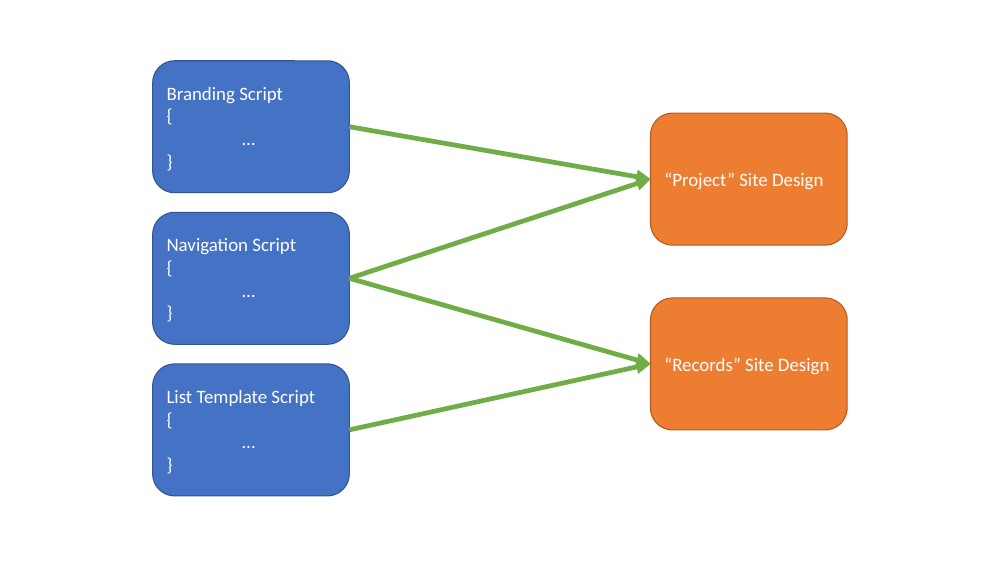
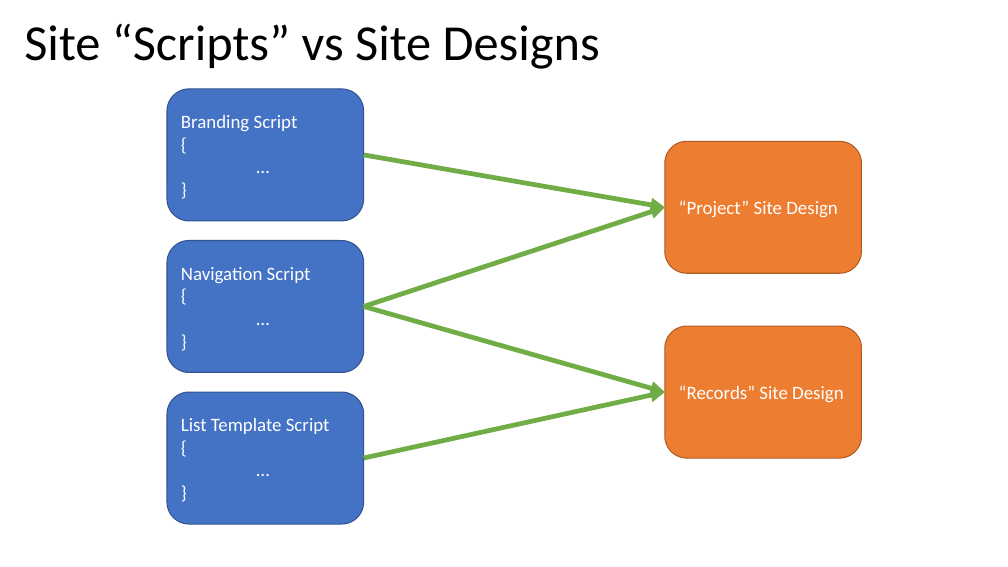
Before and after one commit to HiltonGiesenow/MSCommunityDay, a slide deck: slide 22 of 2018/Site Creation/Slides/Improved Site Creation, Governance & Self Service.pptx (slide 19 before the commit). Drawn at 1008x567 pixels with LibreOffice and Linux fonts; fonts in the diff are those of the drawing. Boxes give left, top, right and bottom in pixels: in the first picture for what was removed or moved away, otherwise in the second. Text is boxed around its words. In the diff, an @@ line names an element or a change of style, - is before the commit and + after.

```diff
--- a/2018/Site Creation/Slides/Improved Site Creation, Governance & Self Service.pptx
+++ b/2018/Site Creation/Slides/Improved Site Creation, Governance & Self Service.pptx
@@ text added at [24,24,600,69], 48 pt, text #000000 @@
+Site “Scripts” vs Site Designs
@@ 5 rounded rectangles, 4 arrows: place and size @@
-5 rounded rectangles, 4 arrows at [153,60,847,496]
+5 rounded rectangles, 4 arrows at [167,89,861,525]
```
Also in this commit, not shown: 13 other slides changed, 7 slides added, 2 slides removed, 2 other files.
